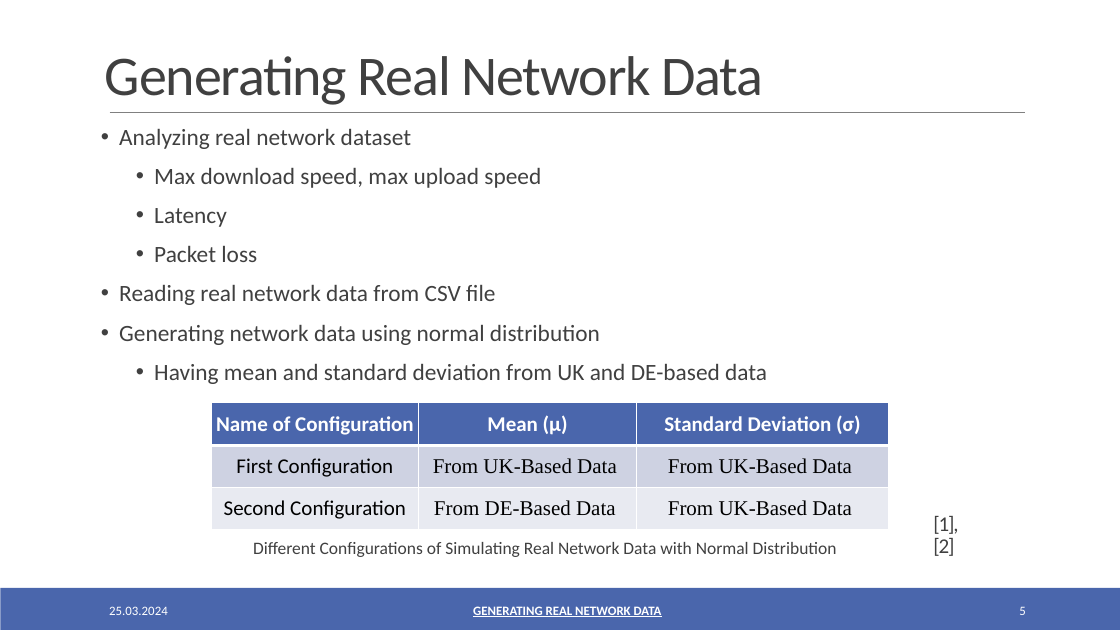
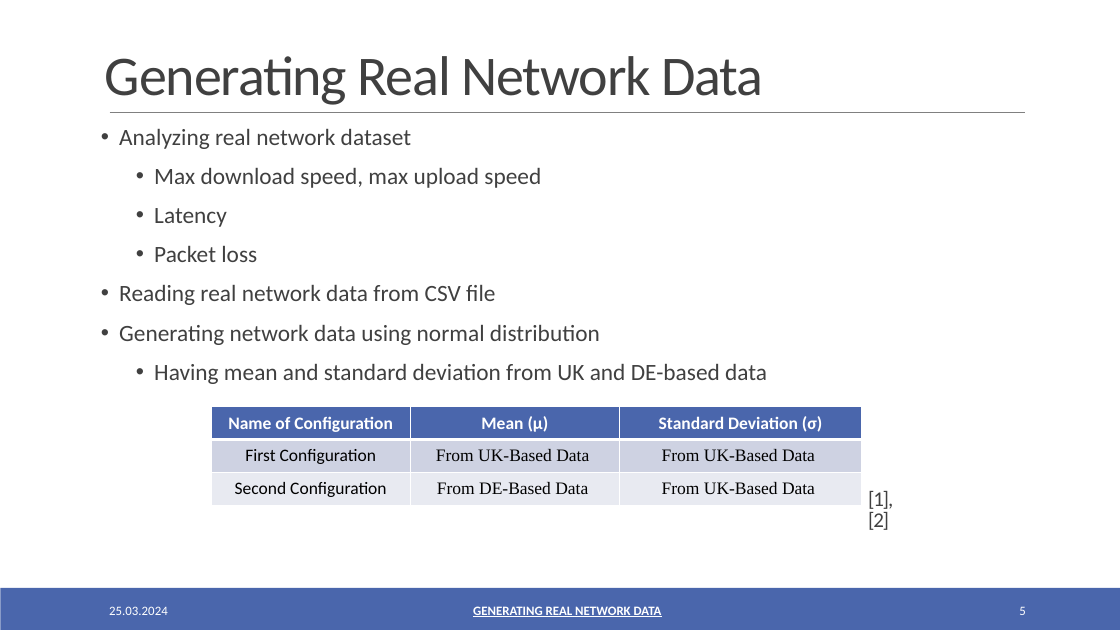
Before and after one commit to oezcankaraca/abschlussvortrag, a slide deck: slide 5 of Abschlussvortrag.pptx. Drawn at 1120x630 pixels with LibreOffice and Linux fonts; fonts in the diff are those of the drawing. Boxes give left, top, right and bottom in pixels: in the first picture for what was removed or moved away, otherwise in the second. Text is boxed around its words. In the diff, an @@ line names an element or a change of style, - is before the commit and + after.

```diff
--- a/Abschlussvortrag.pptx
+++ b/Abschlussvortrag.pptx
@@ table at [212, 407, 862, 507] @@
@@ size 18 to 15 pt @@
@@ table: place and size @@
-table at [212, 403, 889, 531]
+table at [212, 407, 862, 507]
@@ text "[1], [2]": place and size @@
-text "[1], [2]" at [933, 516, 958, 556]
+text "[1], [2]" at [868, 491, 893, 530]
@@ text removed at [253, 542, 837, 557] @@
-Different Configurations of Simulating Real Network Data with Normal Distribution
```
Also in this commit, not shown: 11 other slides changed, 2 other files.
